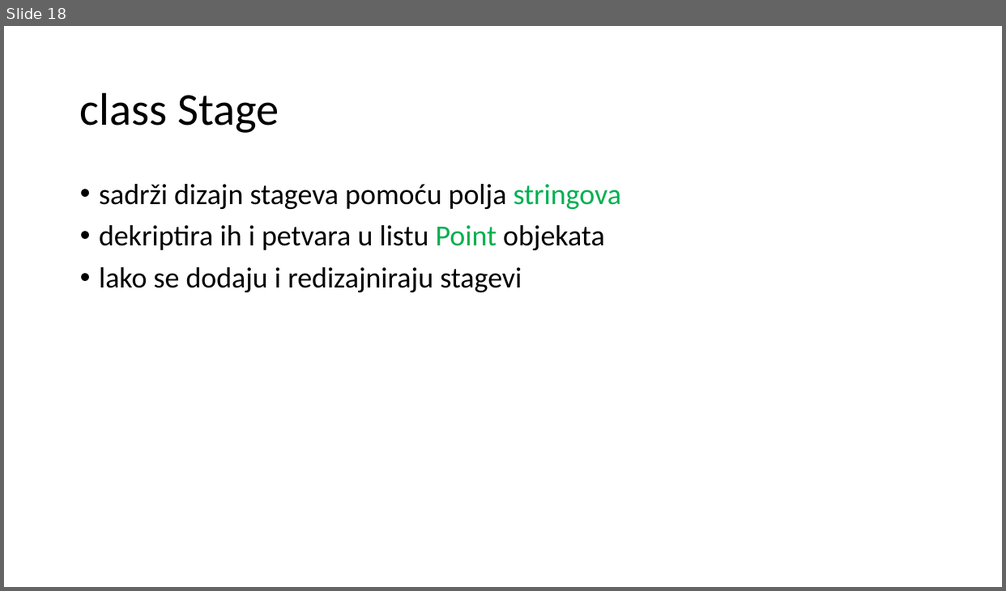
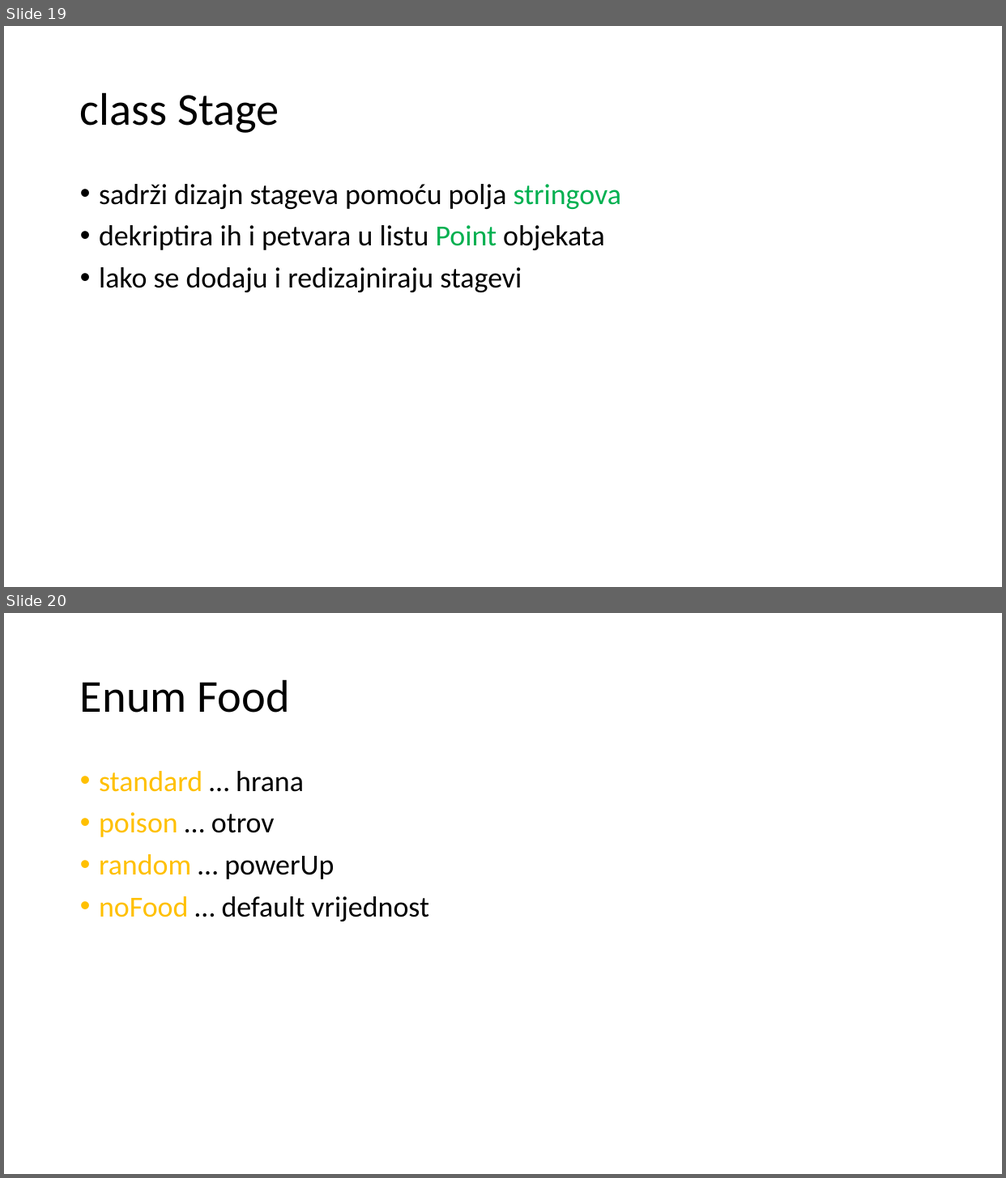
Before and after one commit to mihapetr/Zmija, a slide deck: docs/Zmijica.pptx. Shown one above the other, each under a label of ours: slide 18 before the commit, slides 19 and 20 after it. The pictures are 1006x591 and 1006x1178 pixels, drawn with LibreOffice and Linux fonts; fonts in the diff are those of the drawing. Boxes give left, top, right and bottom in pixels: in the first picture for what was removed or moved away, otherwise in the second. Text is boxed around its words. In the diff, an @@ line names an element or a change of style, - is before the commit and + after.

```diff
--- a/docs/Zmijica.pptx
+++ b/docs/Zmijica.pptx
@@ slide 20 added at box(4, 613, 1002, 1174), background #FFFFFF @@
@@ title added at box(80, 679, 290, 713), 44 pt, text #000000 @@
+Enum Food
@@ text added at box(99, 771, 429, 922), 28 pt, text #000000 @@
+• standard … hrana
+• poison … otrov
+• random … powerUp
+• noFood … default vrijednost
@@ what was slide 18 is now slide 19 @@
```
Also in this commit, not shown: 5 slides changed, 2 other slides added, 1 slide removed, 1 other file.
